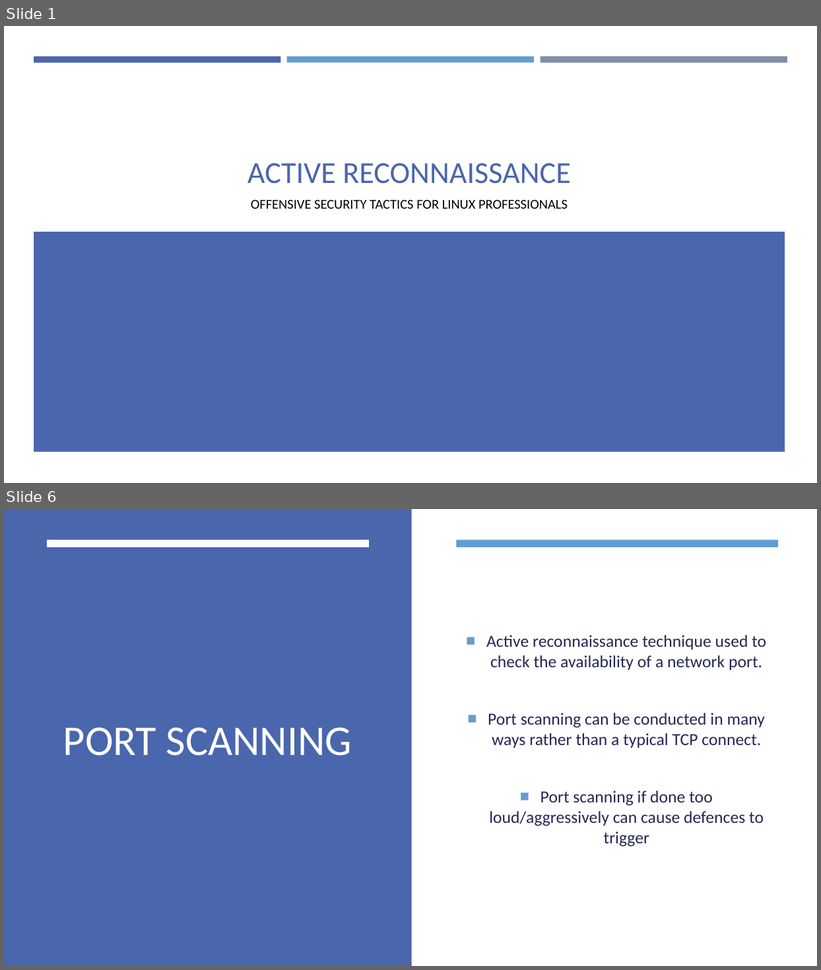
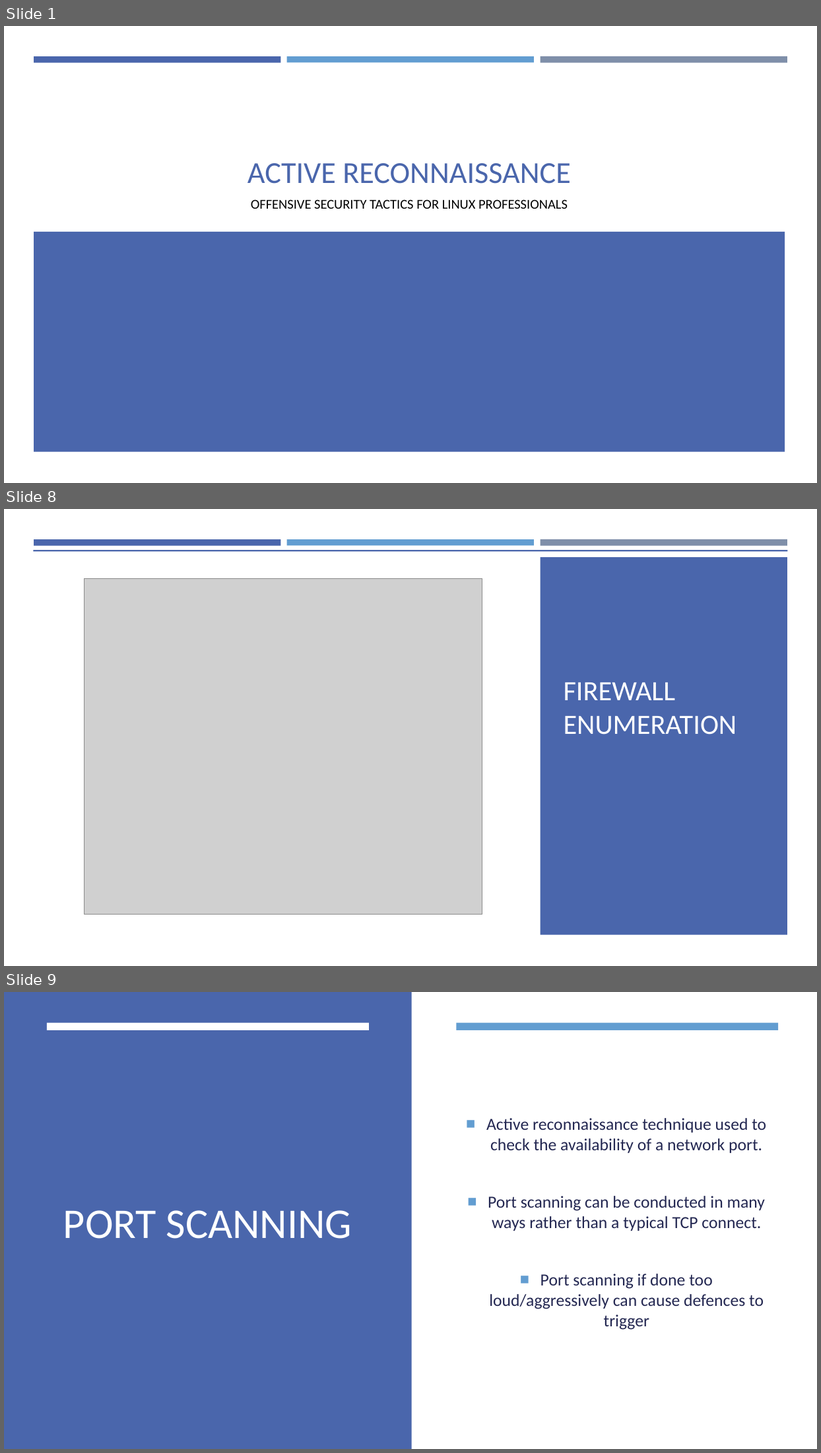
Before and after one commit to aqeebhussain122/hpc-offensive-security, a slide deck: Offensive Security Tactics for Linux Professionals - Active Reconnaissance.pptx. Shown one above the other, each under a label of ours: slides 1 and 6 before the commit, slides 1, 8 and 9 after it; the slides between them are not shown. The pictures are 821x970 and 821x1453 pixels, drawn with LibreOffice and Linux fonts; fonts in the diff are those of the drawing; grey boxes stand for pictures. Boxes give left, top, right and bottom in pixels: in the first picture for what was removed or moved away, otherwise in the second. Text is boxed around its words. In the diff, an @@ line names an element or a change of style, - is before the commit and + after.

```diff
--- a/Offensive Security Tactics for Linux Professionals - Active Reconnaissance.pptx
+++ b/Offensive Security Tactics for Linux Professionals - Active Reconnaissance.pptx
@@ slide 8 added at (4, 509, 817, 966), background #FFFFFF @@
@@ rectangle added at (34, 539, 281, 545), fill #4A66AC @@
@@ rectangle added at (287, 539, 534, 545), fill #629DD1 @@
@@ rectangle added at (540, 539, 787, 546), fill #7F8FA9 @@
@@ rectangle added at (4, 552, 817, 966), fill #FFFFFF @@
@@ rectangle added at (33, 550, 788, 629), fill #4A66AC @@
@@ rectangle added at (540, 557, 787, 935), fill #4A66AC @@
@@ picture added at (85, 579, 483, 915) @@
@@ title added at (564, 683, 737, 735), 33 pt, text #FFFFFF @@
+FIREWALL ENUMERATION
@@ what was slide 6 is now slide 9 @@
```
Also in this commit, not shown: 5 slides changed, 2 other slides added.
